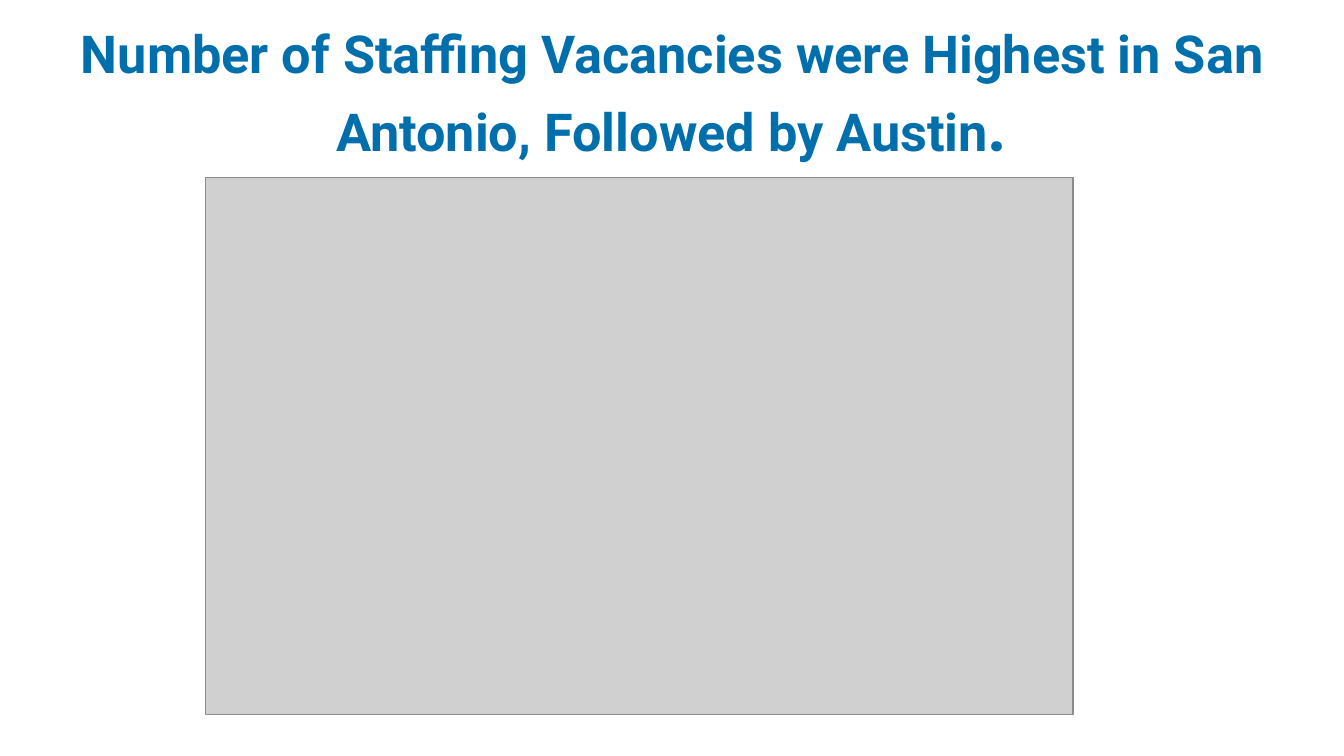
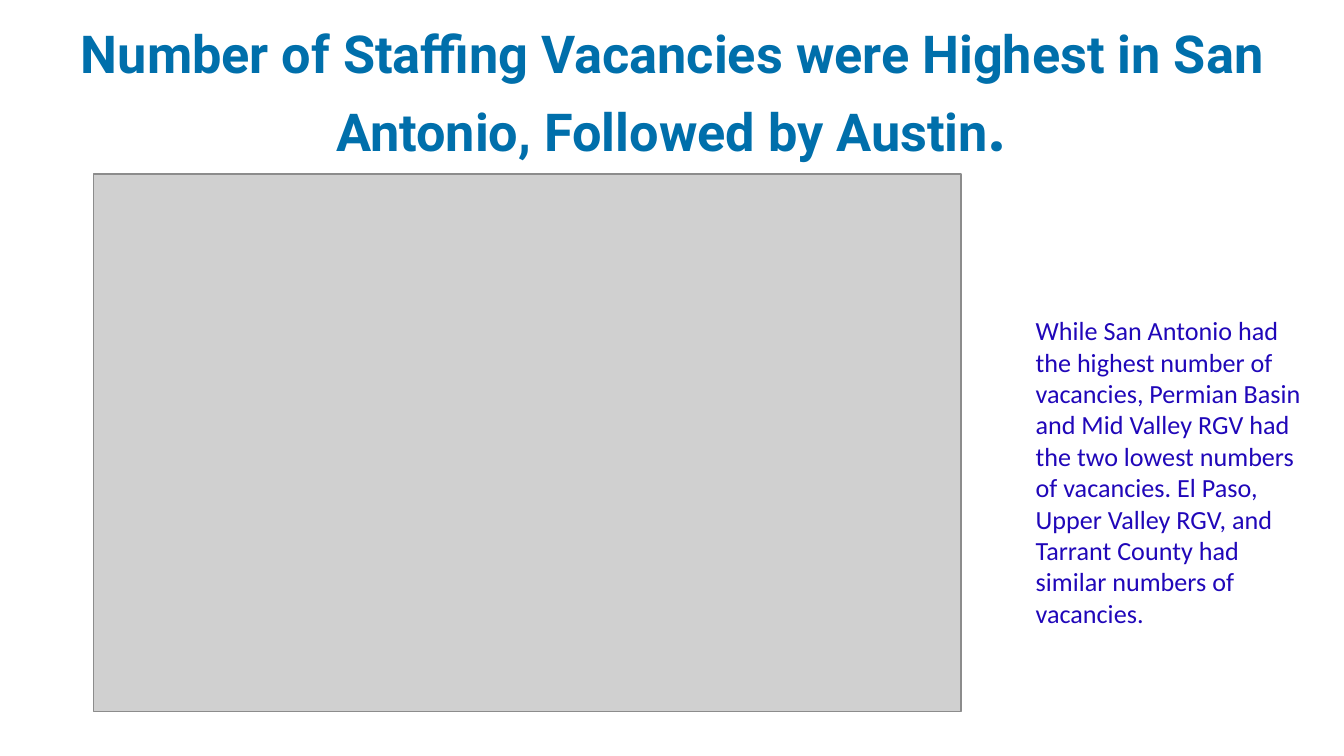
Before and after one commit to idea-analytics/Staffing_Trends_Performance_Vacancies, a slide deck: slide 18 of graphs/Staffing_Part1_23-24_preliminary_report.pptx. Drawn at 1344x756 pixels with LibreOffice and Linux fonts; fonts in the diff are those of the drawing; grey boxes stand for pictures; background and template pictures are left out. Boxes give left, top, right and bottom in pixels: in the first picture for what was removed or moved away, otherwise in the second. Text is boxed around its words. In the diff, an @@ line names an element or a change of style, - is before the commit and + after.

```diff
--- a/graphs/Staffing_Part1_23-24_preliminary_report.pptx
+++ b/graphs/Staffing_Part1_23-24_preliminary_report.pptx
@@ picture: place and size @@
-picture at box(206, 177, 1074, 715)
+picture at box(94, 175, 962, 712)
@@ text added at box(1036, 322, 1301, 624), 14 pt, text #2007B9 @@
+While San Antonio had the highest number of vacancies, Permian Basin and Mid Valley RGV had the two lowest numbers of vacancies. El Paso, Upper Valley RGV, and Tarrant County had similar numbers of vacancies.
```
Also in this commit, not shown: 7 other slides changed, 5 slides added, 3 other files.
